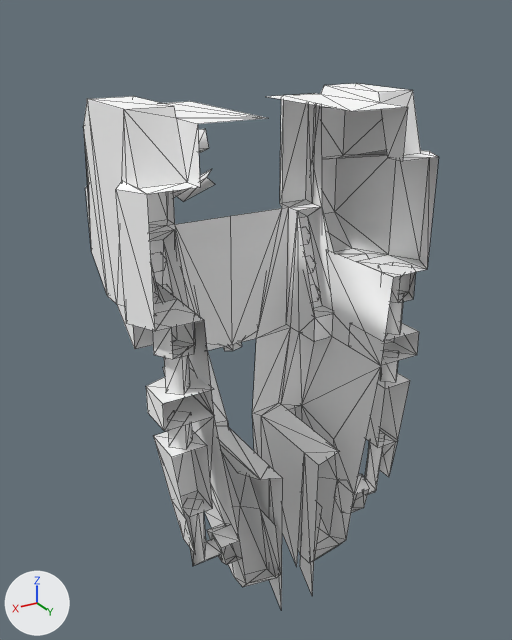
The OBJ model Assets/Art/Nova1492/GXConverted/Models/UnitParts/Bases/datan_common_ss0_base6_7334670a.obj, before and after one commit.
One viewpoint serves both versions: a camera (50 mm lens) standing at (4.6, 6.6, 3.9) and looking at (-0.62, -2.1, -0.45). The lights are fixed; the arrows at lower left show +X, +Y and +Z. The picture after the commit comes second. Mesh edges are drawn as thin lines. Where no turn or scale is listed for an object, it has been applied to the vertices.

The first picture shows 'datan_common_ss0_base6_7334670a'.
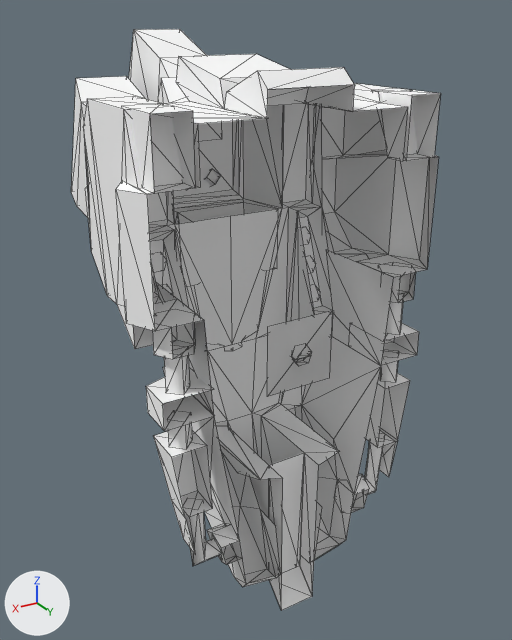
Not visible in the pictures: 'datan_common_ss0_base6_7334670a_mesh09', 'datan_common_ss0_base6_7334670a_mesh15'.

Pixel boxes (x1, y1, x2, y2) of what changed, in the pictures (512 x 640 px):
'datan_common_ss0_base6_7334670a_mesh01', added
    after: (71, 29, 441, 611)
'datan_common_ss0_base6_7334670a_mesh06', added
    after: (267, 311, 332, 397)
'datan_common_ss0_base6_7334670a_mesh12', added
    after: (291, 345, 312, 366)
'datan_common_ss0_base6_7334670a_mesh14', added
    after: (292, 353, 311, 360)

Diff of the bpy script that builds the scene:
```diff
--- a/Assets/Art/Nova1492/GXConverted/Models/UnitParts/Bases/datan_common_ss0_base6_7334670a.obj.py
+++ b/Assets/Art/Nova1492/GXConverted/Models/UnitParts/Bases/datan_common_ss0_base6_7334670a.obj.py
@@ me_datan_common_ss0_base6_7334670a_mesh15 @@
+me_datan_common_ss0_base6_7334670a_mesh15.from_pydata([(-0.116, 0.083, -0.03), (0.116, 0.083, -0.03), (0.116, -0.083, -0.03), (-0.116, -0.083, -0.03)], [], [(0, 1, 2), (2, 3, 0)])
+me_datan_common_ss0_base6_7334670a_mesh15.materials.append(mat_datan_common_ss0_base6_7334670a)  # its picture is missing
@@ me_datan_common_ss0_base6_7334670a_mesh14 @@
+me_datan_common_ss0_base6_7334670a_mesh14.from_pydata([(-0.115, -0.083, -0.024), (-0.115, 0.083, -0.024), (0.115, 0.083, -0.024), (0.115, -0.083, -0.024)], [], [(0, 1, 2), (2, 3, 0)])
+me_datan_common_ss0_base6_7334670a_mesh14.materials.append(mat_datan_common_ss0_base6_7334670a)  # its picture is missing
@@ me_datan_common_ss0_base6_7334670a_mesh12 @@
+me_datan_common_ss0_base6_7334670a_mesh12.from_pydata(...)  # 12 vertices, 16 faces; spans x -0.15..0.15, y -0.083..0.086, z -0.123..0.129
+me_datan_common_ss0_base6_7334670a_mesh12.materials.append(mat_datan_common_ss0_base6_7334670a)  # its picture is missing
@@ me_datan_common_ss0_base6_7334670a_mesh06 @@
+me_datan_common_ss0_base6_7334670a_mesh06.from_pydata([(-0.479, 0.0, 0.479), (-0.479, 0.0, -0.479), (0.479, 0.0, -0.479), (0.479, 0.0, 0.479)], [], [(0, 1, 2), (2, 3, 0)])
+me_datan_common_ss0_base6_7334670a_mesh06.materials.append(mat_datan_common_ss0_base6_7334670a)  # its picture is missing
@@ me_datan_common_ss0_base6_7334670a_mesh01 @@
+me_datan_common_ss0_base6_7334670a_mesh01.from_pydata(...)  # 132 vertices, 186 faces; spans x -1.88..1.88, y -5.34..0.1, z -4.03..3.71
+me_datan_common_ss0_base6_7334670a_mesh01.materials.append(mat_datan_common_ss0_base6_7334670a)  # its picture is missing
@@ ob_datan_common_ss0_base6_7334670a_mesh15 @@
+ob_datan_common_ss0_base6_7334670a_mesh15 = bpy.data.objects.new('datan_common_ss0_base6_7334670a_mesh15', me_datan_common_ss0_base6_7334670a_mesh15)
+ob_datan_common_ss0_base6_7334670a_mesh15.location = (0.0, 0.0, 0.0)
@@ ob_datan_common_ss0_base6_7334670a_mesh14 @@
+ob_datan_common_ss0_base6_7334670a_mesh14 = bpy.data.objects.new('datan_common_ss0_base6_7334670a_mesh14', me_datan_common_ss0_base6_7334670a_mesh14)
+ob_datan_common_ss0_base6_7334670a_mesh14.location = (0.0, 0.0, 0.0)
@@ ob_datan_common_ss0_base6_7334670a_mesh12 @@
+ob_datan_common_ss0_base6_7334670a_mesh12 = bpy.data.objects.new('datan_common_ss0_base6_7334670a_mesh12', me_datan_common_ss0_base6_7334670a_mesh12)
+ob_datan_common_ss0_base6_7334670a_mesh12.location = (0.0, 0.0, 0.0)
@@ ob_datan_common_ss0_base6_7334670a_mesh09 @@
+ob_datan_common_ss0_base6_7334670a_mesh09 = bpy.data.objects.new('datan_common_ss0_base6_7334670a_mesh09', me_datan_common_ss0_base6_7334670a_mesh12.copy())
+ob_datan_common_ss0_base6_7334670a_mesh09.location = (0.0, 0.0, 0.0)
@@ ob_datan_common_ss0_base6_7334670a_mesh06 @@
+ob_datan_common_ss0_base6_7334670a_mesh06 = bpy.data.objects.new('datan_common_ss0_base6_7334670a_mesh06', me_datan_common_ss0_base6_7334670a_mesh06)
+ob_datan_common_ss0_base6_7334670a_mesh06.location = (0.0, 0.0, 0.0)
@@ ob_datan_common_ss0_base6_7334670a_mesh01 @@
+ob_datan_common_ss0_base6_7334670a_mesh01 = bpy.data.objects.new('datan_common_ss0_base6_7334670a_mesh01', me_datan_common_ss0_base6_7334670a_mesh01)
+ob_datan_common_ss0_base6_7334670a_mesh01.location = (0.0, 0.0, 0.0)
```
